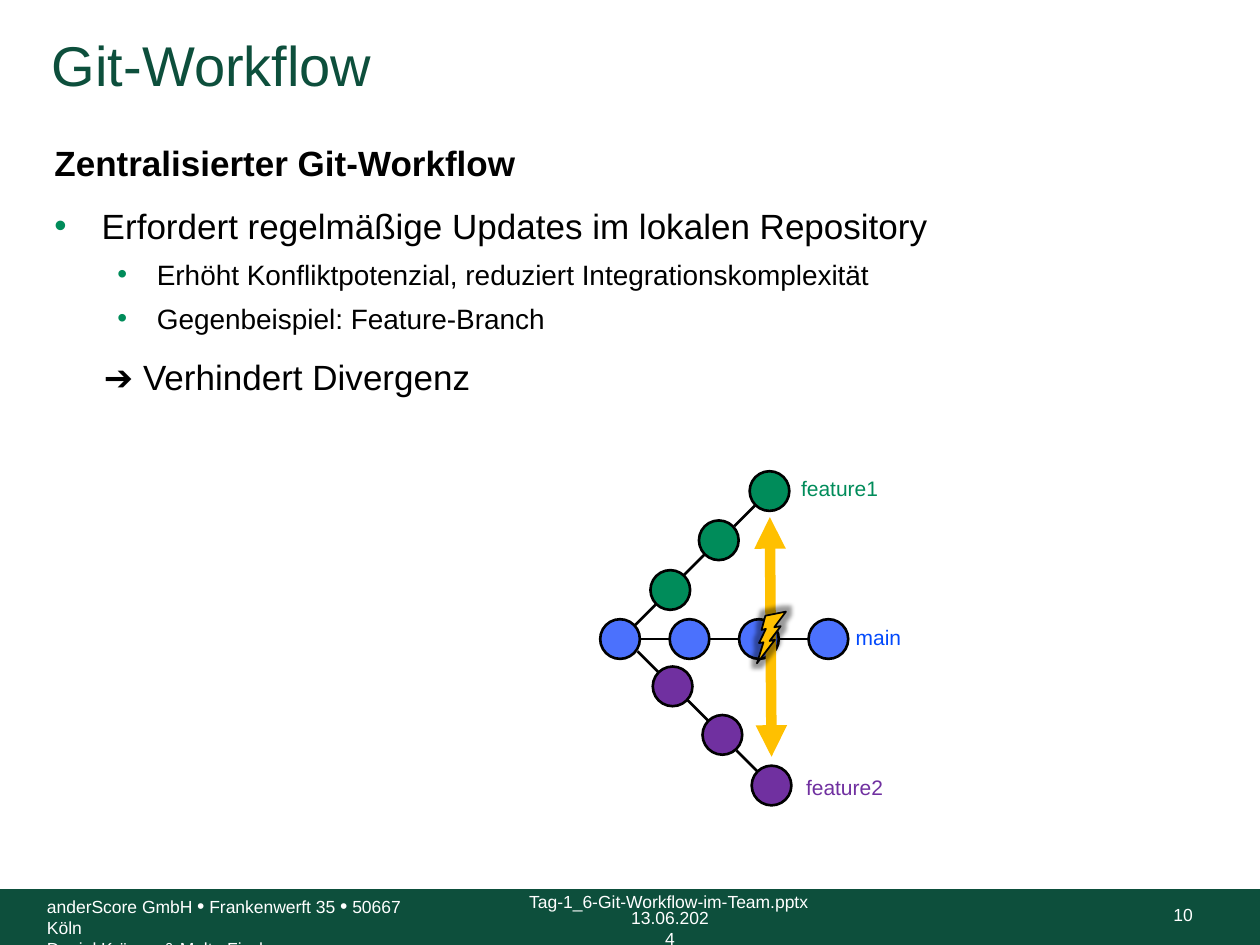
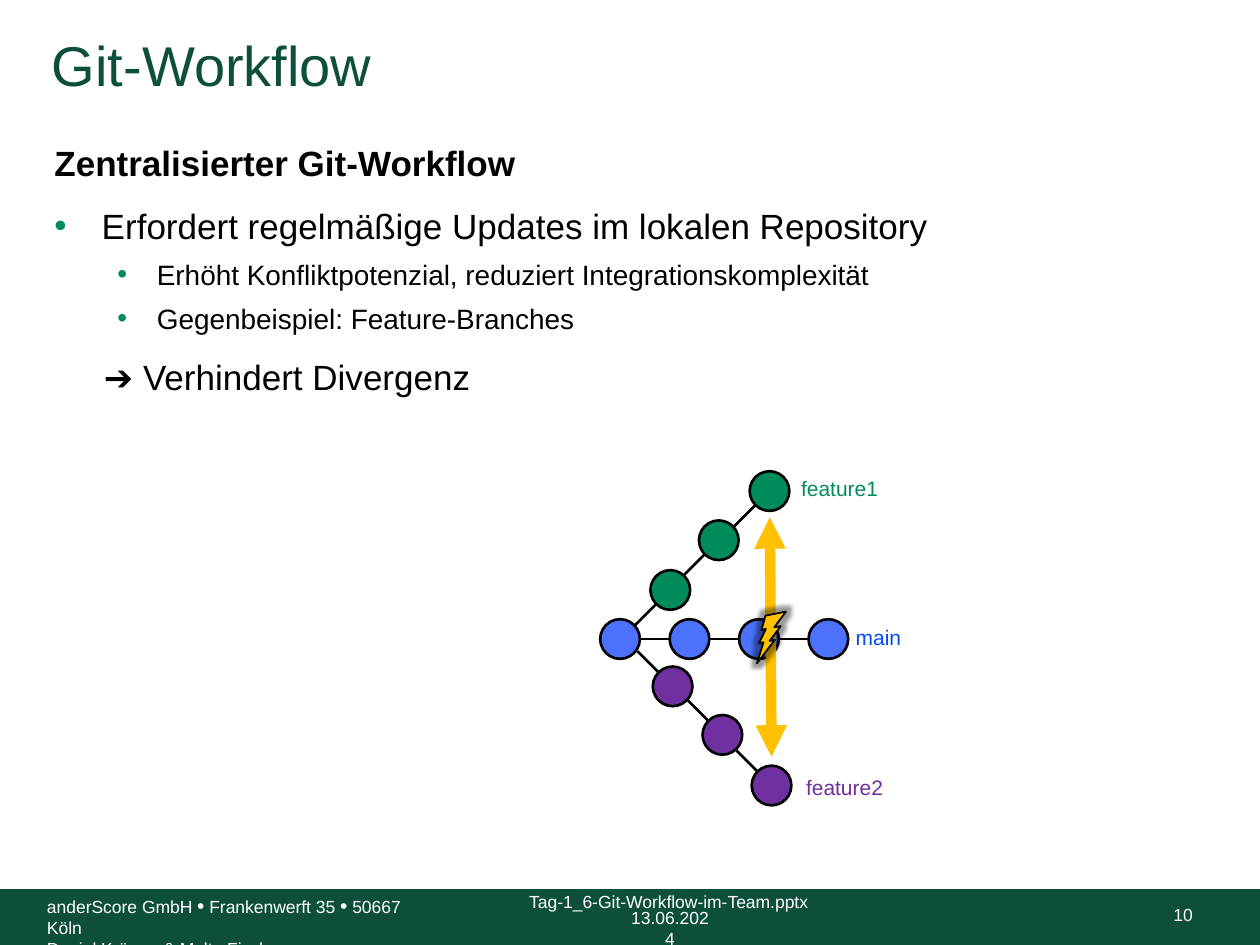
Before and after one commit to anderscore-gmbh/gitlab, a slide deck: slide 10 of slides/Tag-1_6-Git-Workflow-im-Team.pptx. Drawn at 1260x945 pixels with LibreOffice and Linux fonts; fonts in the diff are those of the drawing; background and template pictures are left out. Boxes give left, top, right and bottom in pixels: in the first picture for what was removed or moved away, otherwise in the second. Text is boxed around its words. In the diff, an @@ line names an element or a change of style, - is before the commit and + after.

Commit message:
Updated git and workflow slides

```diff
--- a/slides/Tag-1_6-Git-Workflow-im-Team.pptx
+++ b/slides/Tag-1_6-Git-Workflow-im-Team.pptx
@@ text at <box>157,308,574,334</box>: text changed @@
-  • Gegenbeispiel: Feature-Branch
+  • Gegenbeispiel: Feature-Branches
```
Also in this commit, not shown: 4 other slides changed, 5 other files.
